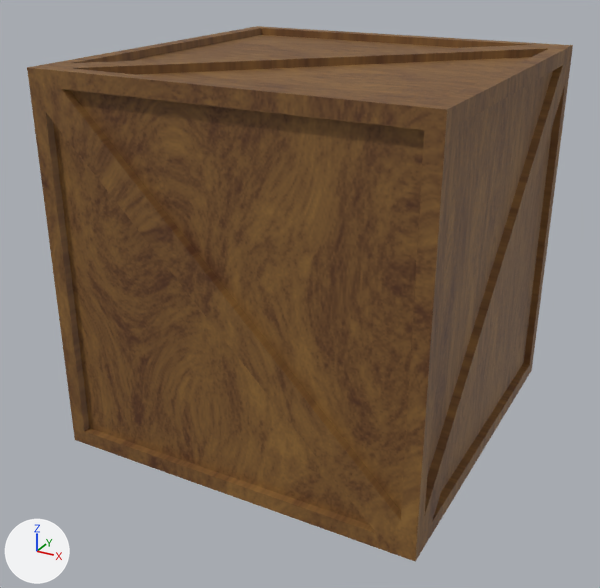
Renders of the FBX model Disturbed Ducks/Assets/handmade_meshes/destructible_crate.fbx from each side of a commit.
Both versions are drawn from a camera (50 mm lens) standing at (1.96, -3.8, 1.58) and looking at (-0.05, -0.15, -0.25). Lighting does not change. The marker at lower left points along +X, +Y and +Z. The older version comes first.
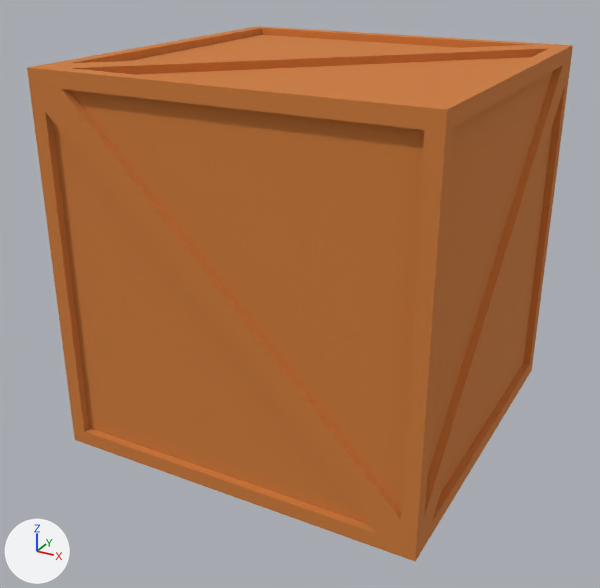
Boxes (x1, y1, x2, y2) around the edits, measured in the pictures (600 x 588 px):
'Cube', surface changed (brown to orange)
    both: (27, 26, 573, 561)

The change, as a diff of the scene's bpy script:
```diff
--- a/Disturbed Ducks/Assets/handmade_meshes/destructible_crate.fbx.py
+++ b/Disturbed Ducks/Assets/handmade_meshes/destructible_crate.fbx.py
@@ mat_woodmaterial @@
 mat_woodmaterial = principled_material('woodmaterial')
-mat_woodmaterial.texture = img_destructiblecratetexture_png
-mat_woodmaterial.roughness = 0.6
+mat_woodmaterial.base_color = (0.624, 0.2, 0.0396)  # orange #cf7c38
+mat_woodmaterial.roughness = 1.0
```
